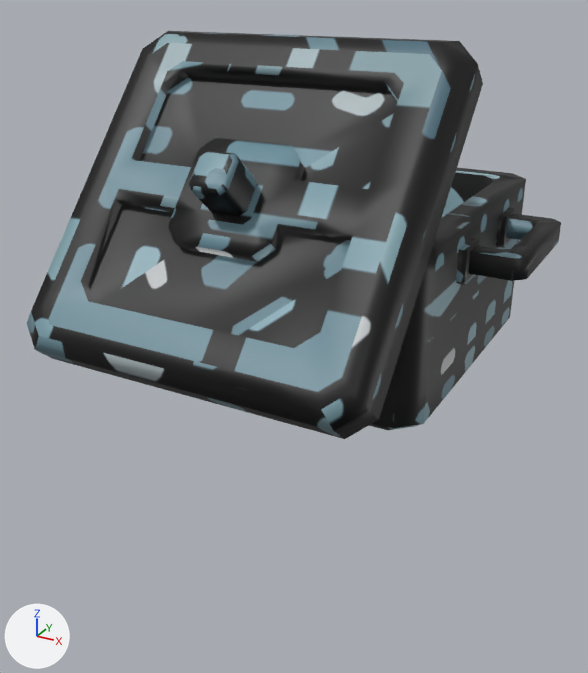
Two versions of the FBX model Reference/Resource/Mesh/Animation/Basecamp/BC_cauldron03_close.fbx, one commit apart.
Camera for both pictures: a camera (50 mm lens) standing at (0.0451, -0.0924, 0.0595) and looking at (0.0007, -0.0117, 0.0191). Every picture has the same lights, and +X, +Y and +Z are marked at lower left. Where no turn or scale is listed for an object, it has been applied to the vertices. Vertices at the same position are counted once.

Names of what the first picture shows: 'model03', 'model03 1'.
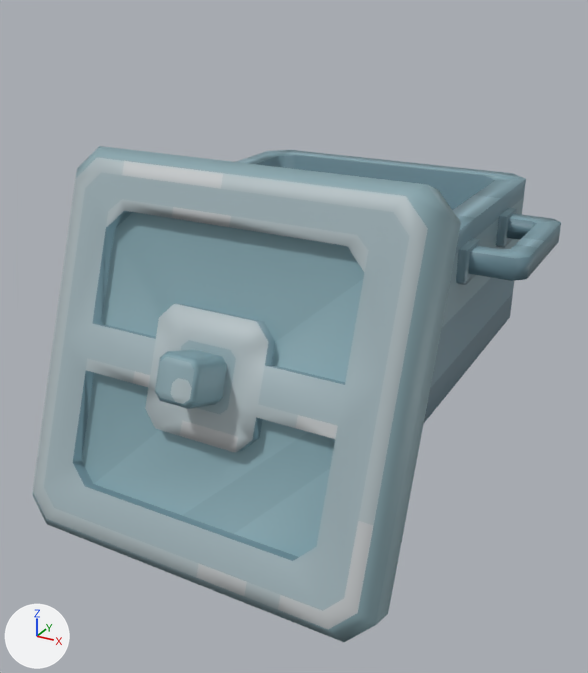
ob_pot_cap is not drawn itself; it is the parent of ob_model03_1.

Changed parts and their boxes [x1, y1, x2, y2] in the pictures (588 x 673 px):
'model03 1', surface changed, moved, turned, rescaled
    before: [27, 31, 483, 439]
    after: [33, 146, 461, 642]
part 2 of me_model03, surface changed (black to cyan)
    before: [369, 167, 561, 430]
    after: [236, 150, 561, 423]

What the commit changed:
me_model03 has 180 vertices, 308 faces and spans x -0.0271..0.0271, y -0.02..0.02, z -0.0003..0.021.
me_model03 is used by ob_model03.
me_model03 part 2: texture (UV) coordinates of 308 of 308 faces, centred in x -0.0271..0.0271, y -0.02..0.02, z -0.0003..0.021, changed; they spanned u 0.0..0.99, v 0.0..0.99 and now span u 0.02..0.95, v 0.02..0.97.
me_model03_1 has 164 vertices, 314 faces and spans x -2.05..2.05, y -0.47..0.47, z -2.05..2.05.
me_model03_1 is used by ob_model03_1.
me_model03_1 part 1: texture (UV) coordinates of 314 of 314 faces, centred in x -2.05..2.05, y -0.47..0.47, z -2.05..2.05, changed; they spanned u 0.0..1.0, v 0.0..0.95 and now span u 0.02..0.98, v 0.02..0.98.
Object 'pot_cap' (ob_pot_cap) moves from (0.0, 1.084, 2.397) to (0.0, -0.732, 3.063).
Object 'pot_cap' (ob_pot_cap) turns from (49, 0, 0) to (70, 0, 0) degrees about x, y and z.
Object 'pot_cap' (ob_pot_cap) is rescaled from (1.0, 1.0, 1.0) to (1.1, 1.1, 1.1).
